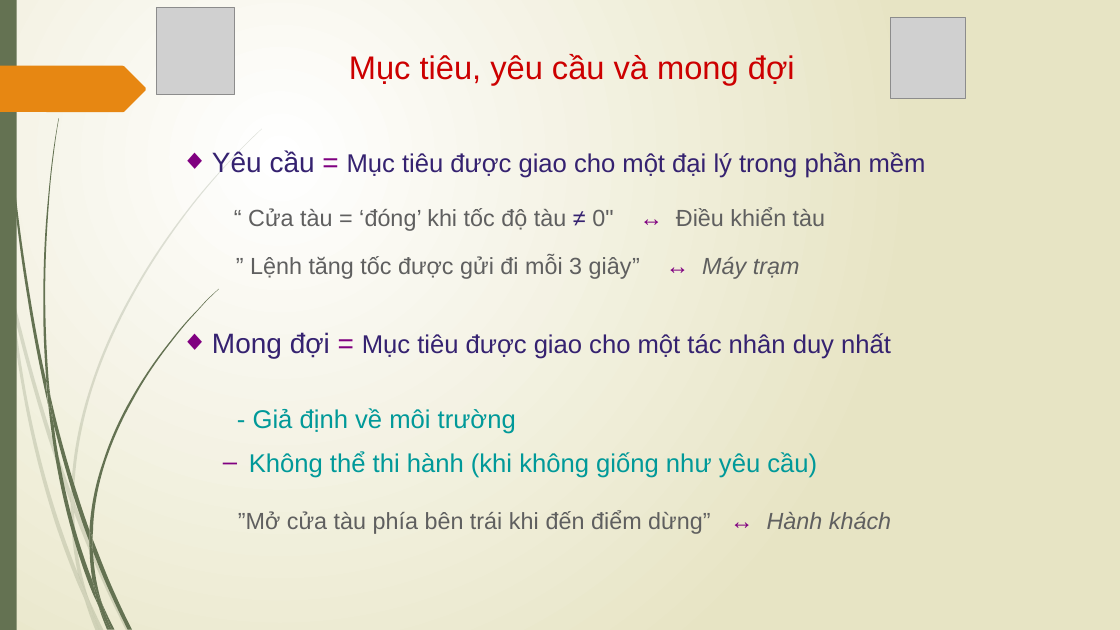
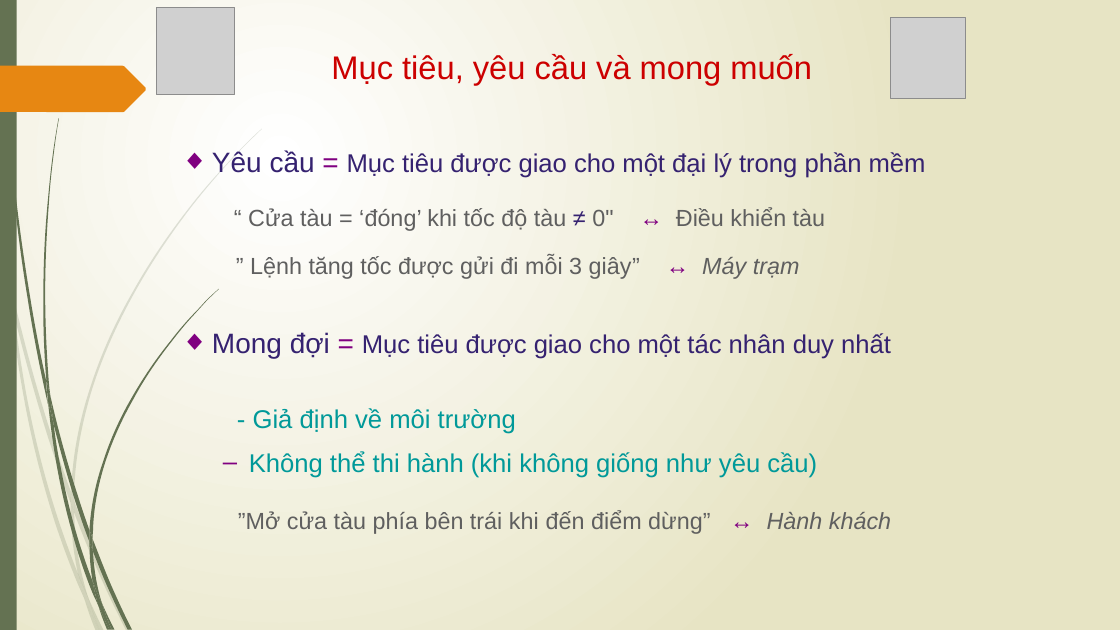
Before and after one commit to vutuanhai237/CourseMaterials, a slide deck: slide 10 of SE357-Requirement engineering/Slides/Lý thuyết/Bài 7.pptx (slide 9 before the commit). Drawn at 1120x630 pixels with LibreOffice and Linux fonts; fonts in the diff are those of the drawing; grey boxes stand for pictures. Boxes give left, top, right and bottom in pixels: in the first picture for what was removed or moved away, otherwise in the second. Text is boxed around its words. In the diff, an @@ line names an element or a change of style, - is before the commit and + after.

```diff
--- a/SE357-Requirement engineering/Slides/Lý thuyết/Bài 7.pptx
+++ b/SE357-Requirement engineering/Slides/Lý thuyết/Bài 7.pptx
@@ text at box(331, 54, 812, 85): text changed @@
-Mục tiêu, yêu cầu và mong đợi
+Mục tiêu, yêu cầu và mong muốn
```
Also in this commit, not shown: 8 other slides changed, 10 slides added, 1 slide removed, 19 other files.
